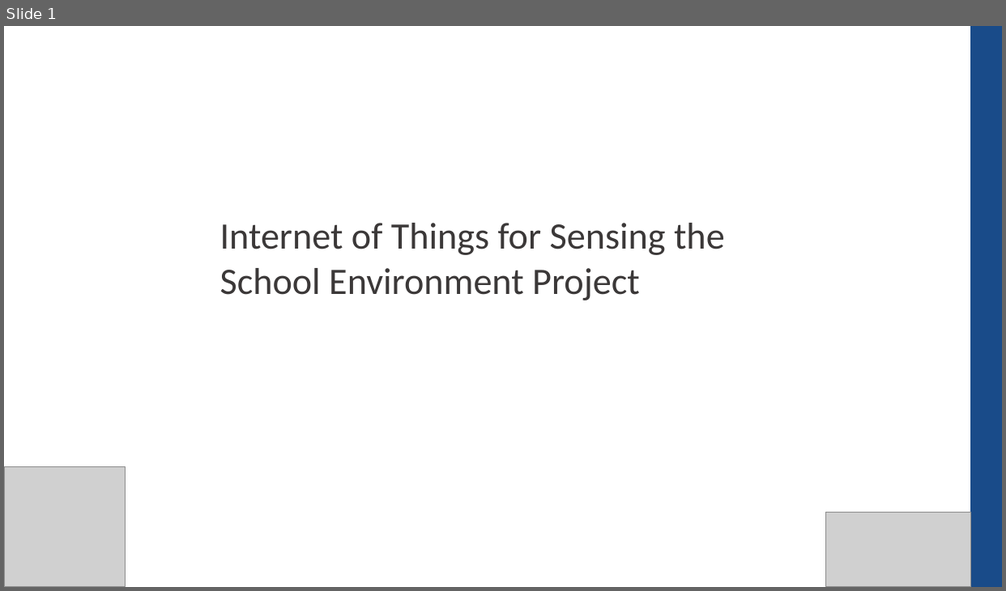
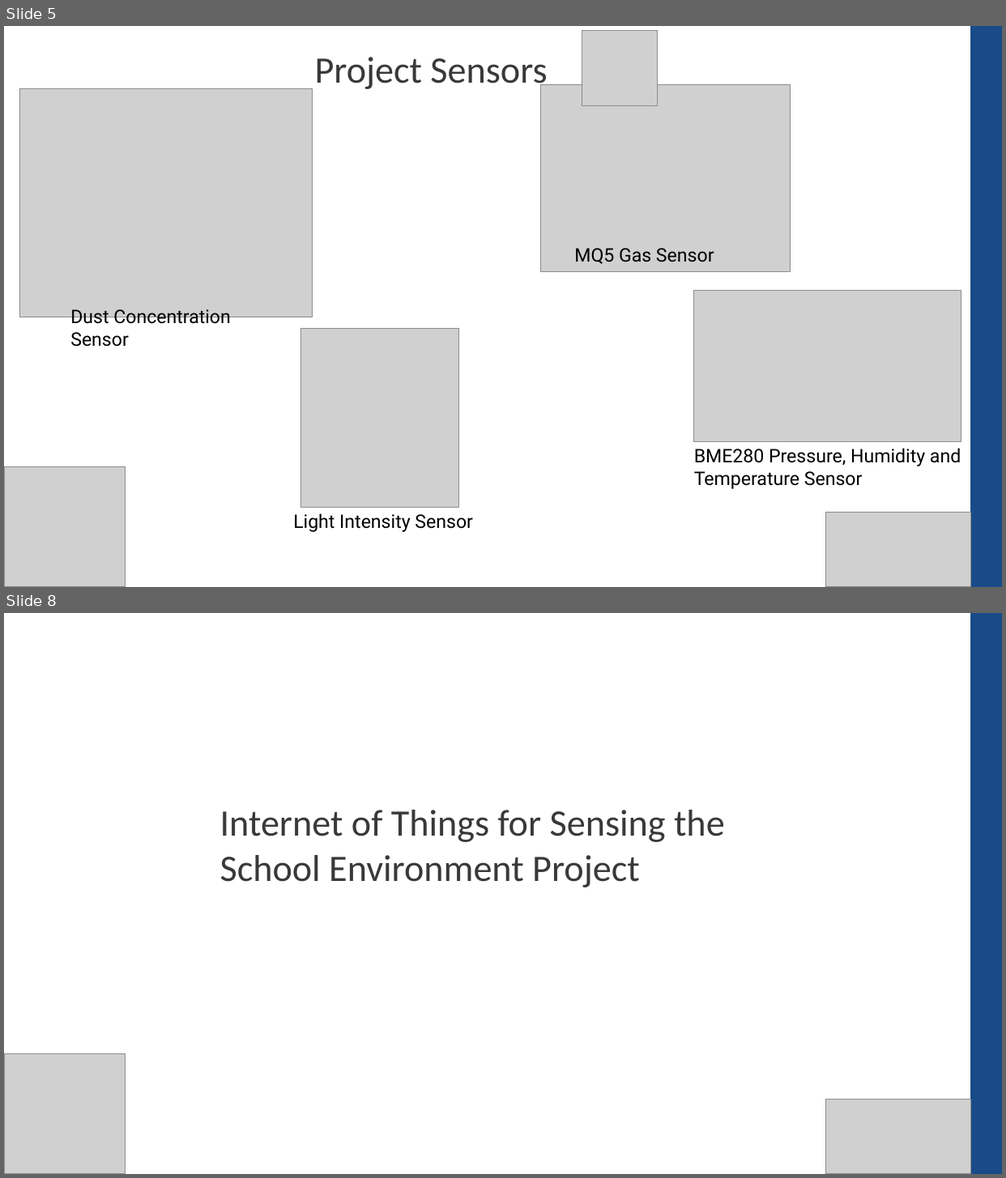
Before and after one commit to CompEng0001/IoT-and-Our-Schools-Environments-for-Education, a slide deck: Lessons/Introduction.pptx. Shown one above the other, each under a label of ours: slide 1 before the commit, slides 5 and 8 after it; the slides between them are not shown. The pictures are 1006x591 and 1006x1178 pixels, drawn with LibreOffice and Linux fonts; fonts in the diff are those of the drawing; grey boxes stand for pictures. Boxes give left, top, right and bottom in pixels: in the first picture for what was removed or moved away, otherwise in the second. Text is boxed around its words. In the diff, an @@ line names an element or a change of style, - is before the commit and + after.

```diff
--- a/Lessons/Introduction.pptx
+++ b/Lessons/Introduction.pptx
@@ slide 5 added at (4,26,1002,587), background #FFFFFF @@
@@ picture added at (582,31,658,106) @@
@@ rectangle added at (971,26,1002,587), fill #194B89, outline #194B89 1 pt @@
@@ text added at (315,57,547,92), 36 pt, text #3B3838 @@
+Project Sensors
@@ picture added at (19,89,313,317) @@
@@ picture added at (541,85,790,272) @@
@@ text added at (574,248,714,264), 18 pt, text #000000 @@
+MQ5 Gas Sensor
@@ picture added at (693,290,961,442) @@
@@ text added at (70,310,231,347), 18 pt, text #000000 @@
+Dust Concentration Sensor
@@ picture added at (300,328,458,507) @@
@@ text added at (694,448,961,489), 18 pt, text #000000 @@
+BME280 Pressure, Humidity and Temperature Sensor
@@ picture added at (5,467,126,587) @@
@@ text added at (293,514,473,532), 18 pt, text #000000 @@
+Light Intensity Sensor
@@ picture added at (826,513,971,587) @@
@@ what was slide 1 is now slide 8 @@
```
Also in this commit, not shown: 4 slides changed, 2 other slides added, 11 other files.
